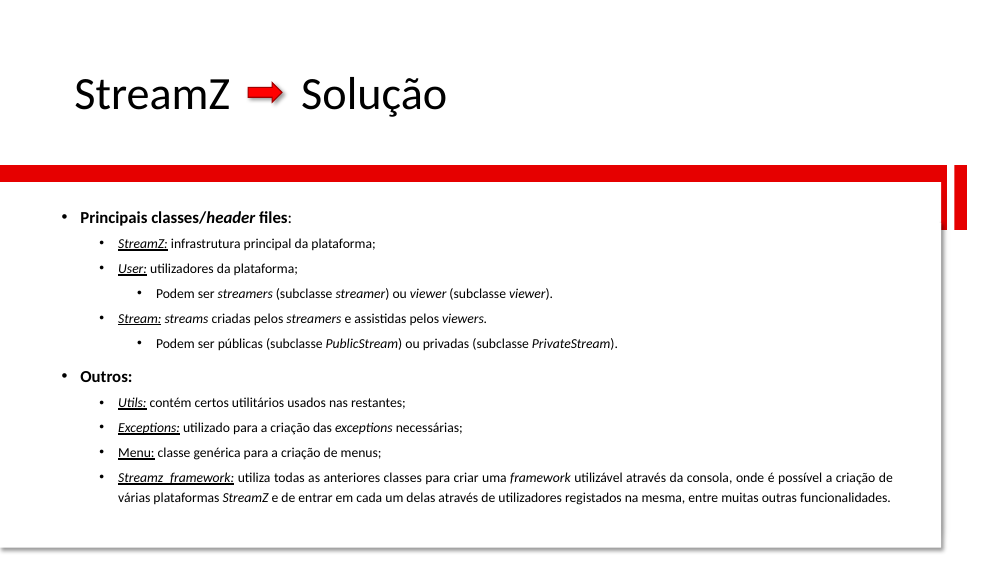
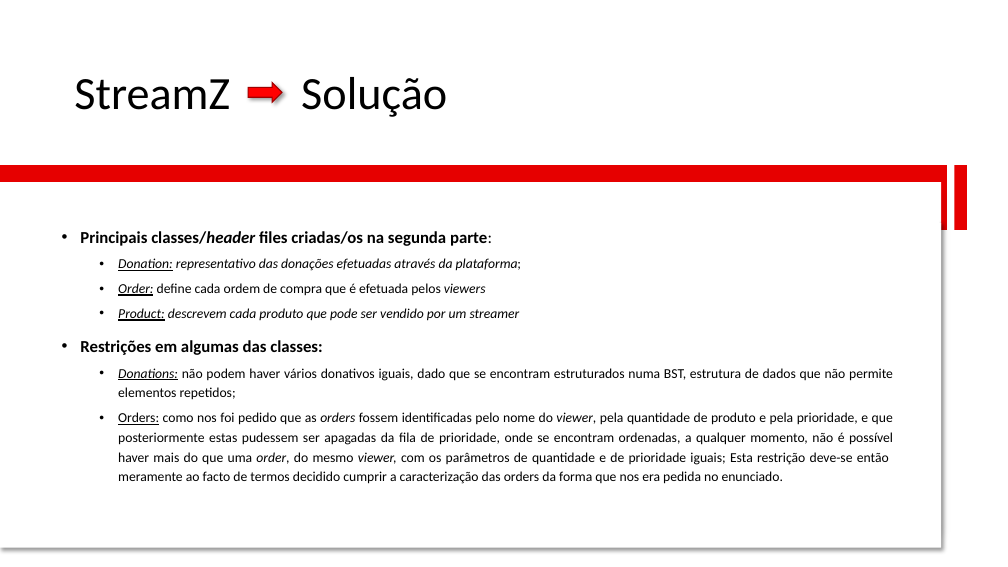
Before and after one commit to lucascalvet/2020_21_AEDA_StreamZ, a slide deck: slide 3 of StreamZ_presentation (part 2).pptx. Drawn at 1008x567 pixels with LibreOffice and Linux fonts; fonts in the diff are those of the drawing. Boxes give left, top, right and bottom in pixels: in the first picture for what was removed or moved away, otherwise in the second. Text is boxed around its words. In the diff, an @@ line names an element or a change of style, - is before the commit and + after.

```diff
--- a/StreamZ_presentation (part 2).pptx
+++ b/StreamZ_presentation (part 2).pptx
@@ text at [80, 231, 893, 484]: text changed @@
-• Principais classes/header files:
-  • StreamZ: infrastrutura principal da plataforma;
-  • User: utilizadores da plataforma;
-    • Podem ser streamers (subclasse streamer) ou viewer (subclasse viewer).
-  • Stream: streams criadas pelos streamers e assistidas pelos viewers.
-    • Podem ser públicas (subclasse PublicStream) ou privadas (subclasse PrivateStream).
-• Outros:
-  • Utils: contém certos utilitários usados nas restantes;
-  • Exceptions: utilizado para a criação das exceptions necessárias;
-  • Menu: classe genérica para a criação de menus;
-  • Streamz_framework: utiliza todas as anteriores classes para criar uma framework utilizável através da consola, onde é possível a criação de várias plataformas StreamZ e de entrar em cada um delas através de utilizadores registados na mesma, entre muitas outras funcionalidades.
+• Principais classes/header files criadas/os na segunda parte:
+  • Donation: representativo das donações efetuadas através da plataforma;
+  • Order: define cada ordem de compra que é efetuada pelos viewers
+  • Product: descrevem cada produto que pode ser vendido por um streamer
+• Restrições em algumas das classes:
+  • Donations: não podem haver vários donativos iguais, dado que se encontram estruturados numa BST, estrutura de dados que não permite elementos repetidos;
+  • Orders: como nos foi pedido que as orders fossem identificadas pelo nome do viewer, pela quantidade de produto e pela prioridade, e que posteriormente estas pudessem ser apagadas da fila de prioridade, onde se encontram ordenadas, a qualquer momento, não é possível haver mais do que uma order, do mesmo viewer, com os parâmetros de quantidade e de prioridade iguais; Esta restrição deve-se então meramente ao facto de termos decidido cumprir a caracterização das orders da forma que nos era pedida no enunciado.
```
Also in this commit, not shown: 4 other slides changed, 1 slide added, 1 slide removed, 7 other files.
